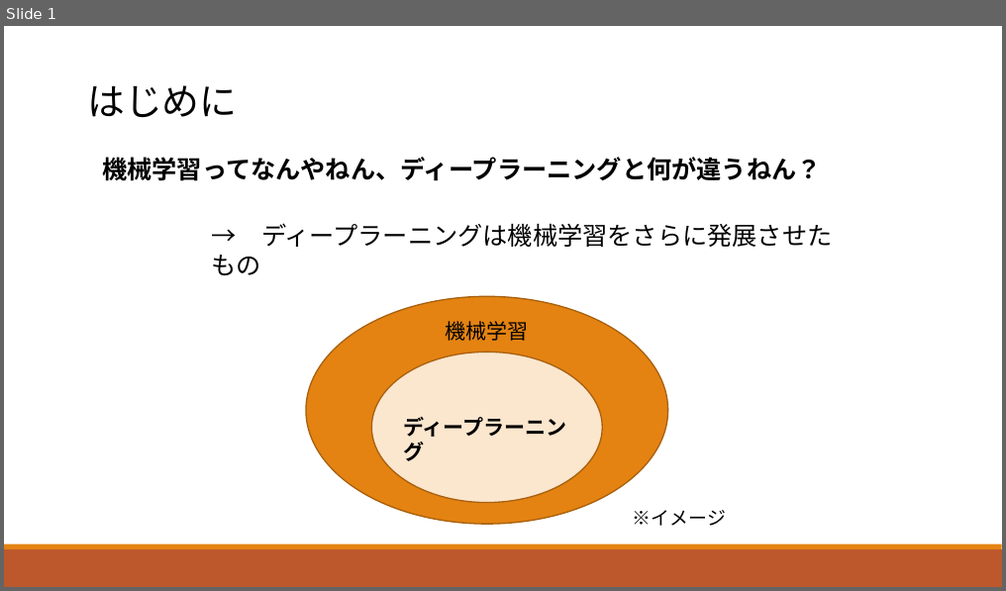
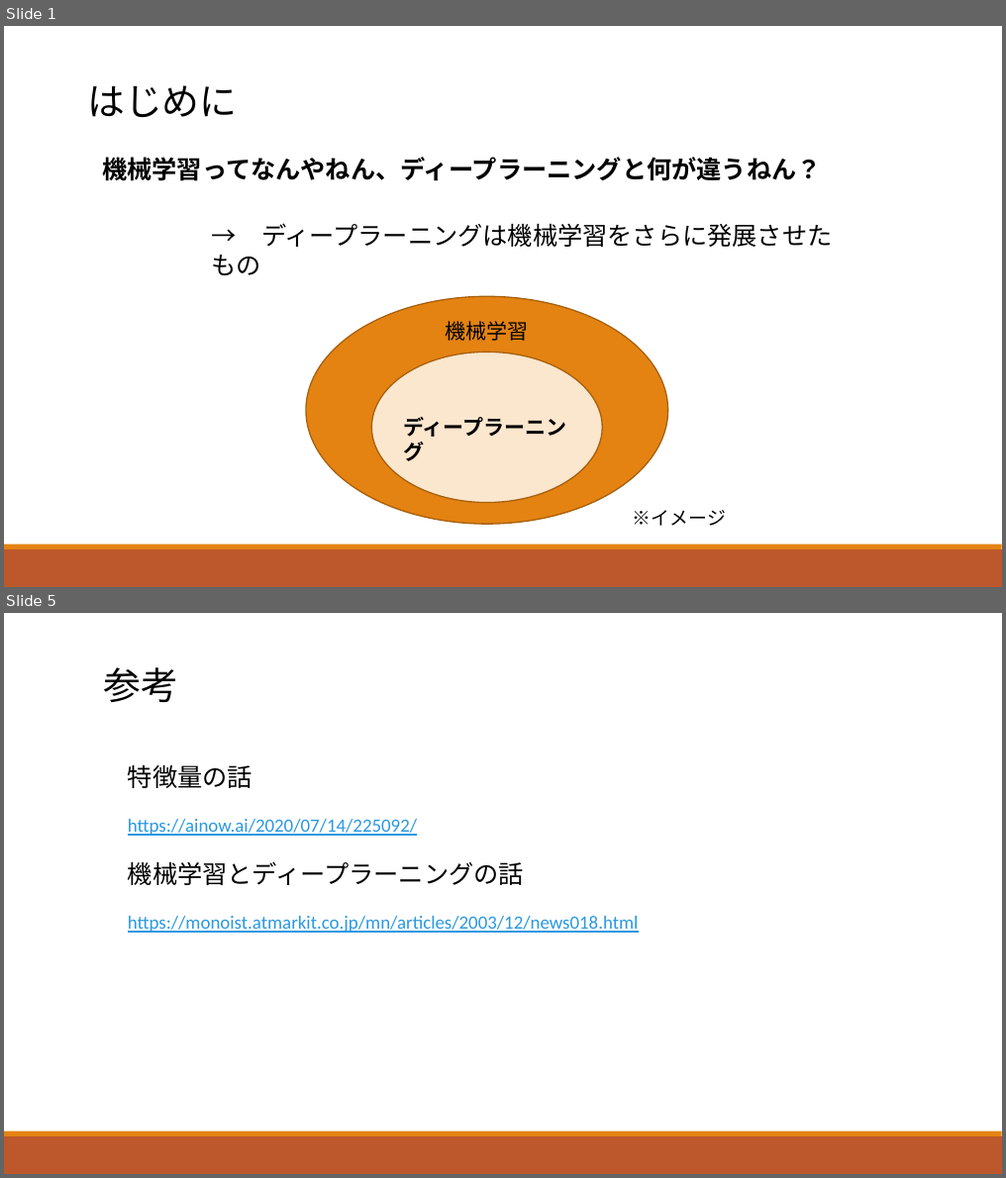
Before and after one commit to yamamotoshota0903/python_machine_learning, a slide deck: pythonではじめる機械学習1008.pptx. Shown one above the other, each under a label of ours: slide 1 before the commit, slides 1 and 5 after it; the slides between them are not shown. The pictures are 1006x591 and 1006x1178 pixels, drawn with LibreOffice and Linux fonts; fonts in the diff are those of the drawing. Boxes give left, top, right and bottom in pixels: in the first picture for what was removed or moved away, otherwise in the second. Text is boxed around its words. In the diff, an @@ line names an element or a change of style, - is before the commit and + after.

```diff
--- a/pythonではじめる機械学習1008.pptx
+++ b/pythonではじめる機械学習1008.pptx
@@ slide 5 added at [4, 613, 1002, 1174], background #FFFFFF; not listed: 2 template elements that a slide beside it also shows @@
@@ text added at [103, 667, 178, 702], 36 pt, text #000000 @@
+参考
@@ text added at [128, 764, 639, 933], 18 pt, text #2998E3, underline @@
+特徴量の話
+https://ainow.ai/2020/07/14/225092/
+機械学習とディープラーニングの話
+https://monoist.atmarkit.co.jp/mn/articles/2003/12/news018.html
```
Also in this commit, not shown: 3 slides changed, 1 other file.
